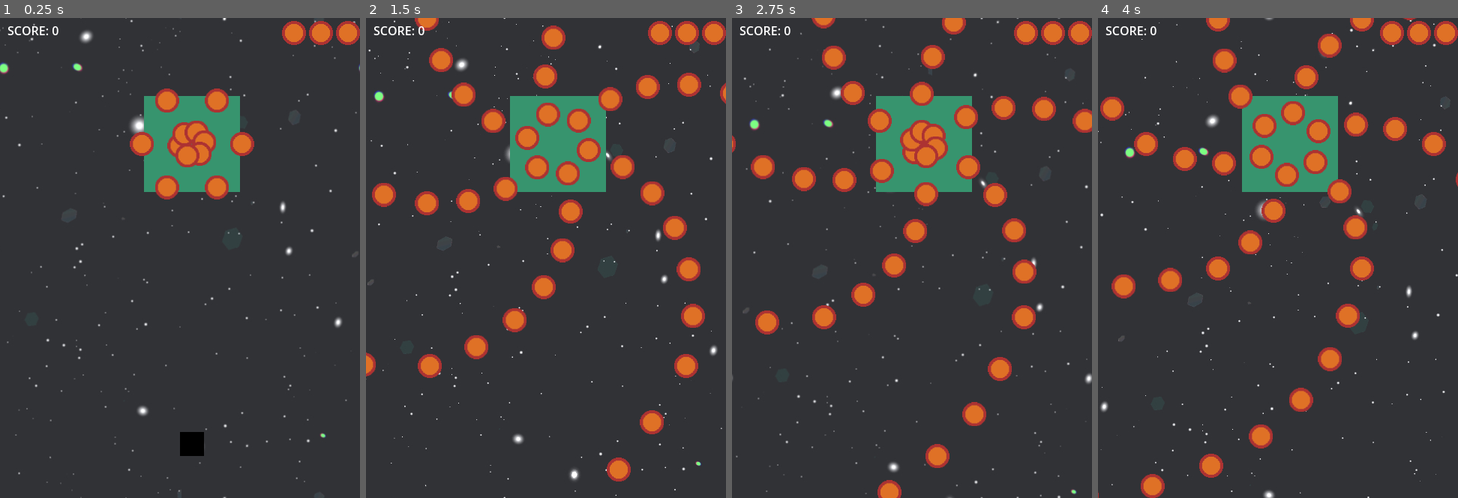
Above: before the commit, frames 1-4 (left to right).
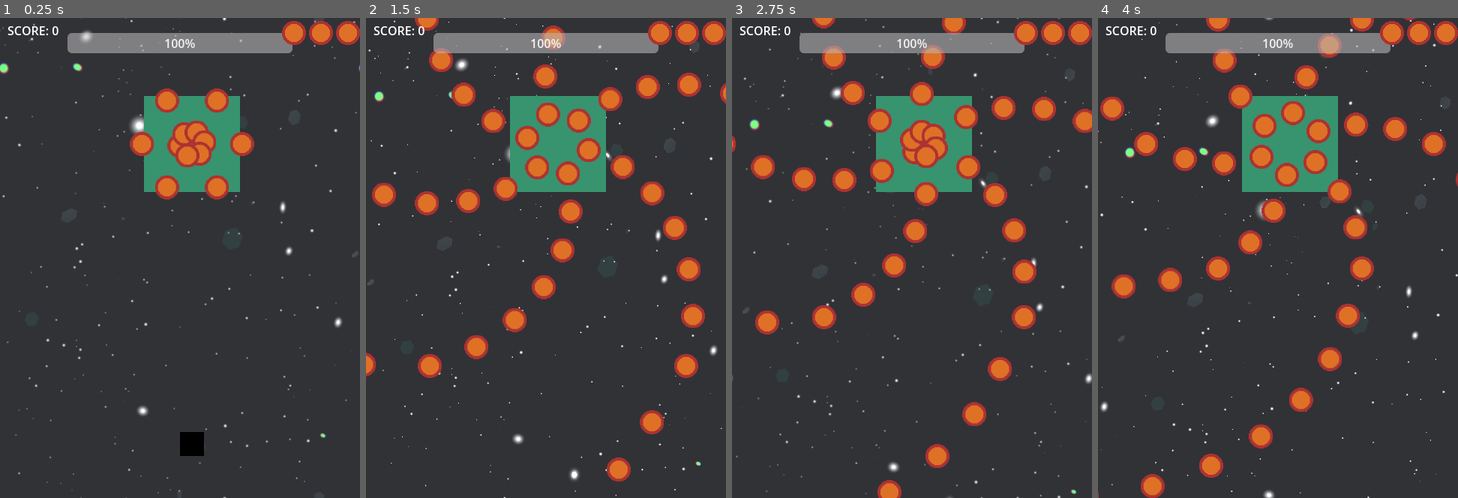
Above: after the commit, the same moments.

Repository: freaky-skynet/GAME_openSourceSW
Game: Godot game, scene res://world.tscn
Two runs of this game, one before a commit and one after it. Both use one fixed random seed, a clock stepped at 60 frames per second and the inputs below.
Inputs:
- Up to frame 1 (0.25 s): no input
- Up to frame 2 (1.5 s): hold Right (right) 0.53-1.28 s; tap Z (fire) at 0.6 s; hold Down (down) from 1.28 s (still down); tap X (dash) at 1.35 s
- Up to frame 3 (2.75 s): tap Z (fire) at 1.55, 2.1 s; release Down (down) at 2.03 s; hold Right (right) from 2.03 s (still down)
- Up to frame 4 (4 s): release Right (right) at 2.78 s; hold Up (up) 2.78-3.53 s; tap Z (fire) at 2.85, 3.8 s; hold Left (left) from 3.53 s (still down); tap X (dash) at 3.6 s

The runs differ from the first frame. In frame 1, 2.6% of the frame differs, in the area x 18-82%, y 3-8%; in frame 2, 2.6%; in frame 3, 2.6%; in frame 4, 2.6%.

Commit message:
add boss damage health bar and clear

Diff:
--- a/GlobalGameEvents.gd
+++ b/GlobalGameEvents.gd
@@ -2,11 +2,11 @@
 signal player_hit_enemy(dmg)
 var combo_level:int=1
 
-signal request_score_change(amount)
-signal score_updated(new_score)
+signal request_score_change(amount: int)
+signal score_updated(new_score: int)
 
-# GlobalGameEvents.gd
-signal hp_changed(current_hp)
+signal hp_changed(current_hp: int)
+signal game_over
 
-# GlobalGameEvents.gd
-signal game_over
+signal boss_hp_changed(current_hp: int, max_hp: int)
+signal game_clear
--- a/boss.gd
+++ b/boss.gd
@@ -1,18 +1,86 @@
 extends CharacterBody2D
 
-@onready var boss_bullet_manager=%BossBulletManager
-@onready var pattern1_timer = $Timer
-var pos=Vector2.ZERO
-var variation=0.0
+@export var max_hp: int = 1000
+@export var hit_flash_time: float = 0.08
+@export var clear_score: int = 3000
+
+@onready var boss_bullet_manager = %BossBulletManager
+@onready var pattern1_timer: Timer = $Timer
+@onready var sprite: AnimatedSprite2D = $AnimatedSprite2D
+
+var current_hp: int = 100
+var pos: Vector2 = Vector2.ZERO
+var variation: float = 0.0
+var is_dead: bool = false
+
 
 func _on_ready() -> void:
-	pattern1_timer.start()
-	pos =global_position
+	current_hp = max_hp
+	pos = global_position
+
+	GlobalGameEvents.boss_hp_changed.emit(current_hp, max_hp)
+
+	if pattern1_timer:
+		pattern1_timer.start()
+
 
 func _on_timer_timeout() -> void:
 	pattern1_shoot()
 
-func pattern1_shoot():
-	if(variation>20) : variation=0.0
-	boss_bullet_manager.fire_pattern1_radial(pos,variation)
-	variation+=3
+
+func pattern1_shoot() -> void:
+	if is_dead:
+		return
+
+	if variation > 20.0:
+		variation = 0.0
+
+	boss_bullet_manager.fire_pattern1_radial(pos, variation)
+	variation += 3.0
+
+
+func take_damage(amount: int) -> void:
+	if is_dead:
+		return
+
+	if amount <= 0:
+		return
+
+	current_hp -= amount
+	current_hp = max(current_hp, 0)
+
+	print("보스 현재 체력: ", current_hp, "/", max_hp)
+
+	GlobalGameEvents.boss_hp_changed.emit(current_hp, max_hp)
+
+	_flash_hit()
+
+	if current_hp <= 0:
+		die()
+
+
+func _flash_hit() -> void:
+	if not sprite:
+		return
+
+	sprite.modulate = Color(1.0, 0.35, 0.35)
+
+	await get_tree().create_timer(hit_flash_time).timeout
+
+	if not is_dead and sprite:
+		sprite.modulate = Color(1.0, 1.0, 1.0)
+
+
+func die() -> void:
+	if is_dead:
+		return
+
+	is_dead = true
+
+	if pattern1_timer:
+		pattern1_timer.stop()
+
+	GlobalGameEvents.request_score_change.emit(clear_score)
+	GlobalGameEvents.game_clear.emit()
+
+	queue_free()
--- a/player_bullet.gd
+++ b/player_bullet.gd
@@ -1,71 +1,111 @@
 extends Area2D
 
 @export var speed: float = 500.0
-var twinBullet_texture: Texture2D
-var normalBullet_texture:Texture2D
-var sprite:Sprite2D
+
+var twin_bullet_texture: Texture2D
+var normal_bullet_texture: Texture2D
+var sprite: Sprite2D
 
 var direction: Vector2 = Vector2.ZERO
 var is_active: bool = false
-var dmg = 0#콤보레벨과 연계, on_body_entered에서 레벨에 따른 데미지 차등부여
 
-func _ready():
-	sprite=$Sprite2D
-	normalBullet_texture = load("res://playerbullet.png")
-	twinBullet_texture = load("res://playerBulleL2.png")
+
+func _ready() -> void:
+	sprite = $Sprite2D
+
+	normal_bullet_texture = load("res://playerbullet.png")
+	twin_bullet_texture = load("res://playerBulleL2.png")
+
+	# 보스 collision_layer가 16이므로 플레이어 탄환이 16번 레이어를 감지해야 함
+	collision_mask = collision_mask | 16
+
+	var body_entered_callable := Callable(self, "_on_body_entered")
+	if not body_entered.is_connected(body_entered_callable):
+		body_entered.connect(body_entered_callable)
+
 	deactivate()
 
-func _physics_process(delta):
+
+func _physics_process(delta: float) -> void:
 	if not is_active:
 		return
 
-	# 탄환 이동 로직
 	position += direction * speed * delta
 
-	# 화면 밖으로 나가면 스스로 비활성화 (화면 크기는 프로젝트 설정을 따름)
-	var screen_size = get_viewport_rect().size
-	if position.x < -20 or position.x > screen_size.x + 20 or \
-		position.y < -20 or position.y > screen_size.y + 20:
+	if _is_outside_screen():
 		deactivate()
 
-func _on_body_entered(_body):
+
+func _on_body_entered(body: Node) -> void:
+	if not is_active:
+		return
+
+	var damage := _get_damage_by_combo_level()
+
+	if body.has_method("take_damage"):
+		body.take_damage(damage)
+		GlobalGameEvents.player_hit_enemy.emit(damage)
+
+		if GlobalGameEvents.combo_level >= 2:
+			GlobalGameEvents.request_score_change.emit(500)
+
+	deactivate()
+
+
+func activate(pos: Vector2, dir: Vector2) -> void:
 	match GlobalGameEvents.combo_level:
 		1:
-			GlobalGameEvents.player_hit_enemy.emit(1)#damage 1
-		2:#combo_level= 2
-			GlobalGameEvents.player_hit_enemy.emit(5)#damage 5
+			sprite.texture = normal_bullet_texture
+		2:
+			sprite.texture = twin_bullet_texture
+		_:
+			sprite.texture = twin_bullet_texture
 
-	GlobalGameEvents.request_score_change.emit(500)
-	deactivate()
+	bullet_activate(pos, dir)
 
-# 탄환을 다시 사용할 때 호출
-func activate(pos: Vector2, dir: Vector2):
-	match GlobalGameEvents.combo_level:
-		1:
-			sprite.texture=normalBullet_texture
-			bullet_activate(pos,dir)
-		2:#level 2, twin bullets
-			sprite.texture=twinBullet_texture
-			bullet_activate(pos,dir)
 
-#탄환전용 활성화함수
-func bullet_activate(pos: Vector2, dir: Vector2):
+func bullet_activate(pos: Vector2, dir: Vector2) -> void:
 	position = pos
 	direction = dir.normalized()
 	is_active = true
+
 	show()
-	# 물리 충돌과 프로세스를 다시 켬
+
 	set_process(true)
 	set_physics_process(true)
+
 	monitoring = true
 	monitorable = true
 
-# 탄환 비활성화 함수
-func deactivate():
+
+func deactivate() -> void:
 	is_active = false
+
 	hide()
-	# 성능 최적화(연산 제거)
+
 	set_process(false)
 	set_physics_process(false)
+
 	set_deferred("monitoring", false)
 	set_deferred("monitorable", false)
+
+
+func _get_damage_by_combo_level() -> int:
+	match GlobalGameEvents.combo_level:
+		1:
+			return 1
+		2:
+			return 5
+		_:
+			return 5
+
+
+func _is_outside_screen() -> bool:
+	var screen_size := get_viewport_rect().size
+
+	return (
+		position.x < -20.0
+		or position.x > screen_size.x + 20.0
+		or position.y < -20.0
+		or position.y > screen_size.y + 20.0
+	)
--- a/player_laser.gd
+++ b/player_laser.gd
@@ -1,29 +1,62 @@
 extends RayCast2D
-@onready var player=$"../ObjectLayer/Player"
-@onready var line = $Line2D
-@onready var sprite=$AnimatedSprite2D
-var offset:Vector2=Vector2(0,-30)
 
-func _ready():
+@export var damage: int = 5
+@export var damage_interval: float = 0.2
+
+@onready var player = $"../ObjectLayer/Player"
+@onready var line: Line2D = $Line2D
+@onready var sprite: AnimatedSprite2D = $AnimatedSprite2D
+
+var can_damage: bool = true
+
+
+func _ready() -> void:
 	deactivate()
 
-func _process(delta):
-	global_position=player.global_position
-	line.set_point_position(1, target_position) # 기본은 최대 사거리
+
+func _process(_delta: float) -> void:
+	if not player:
+		return
+
+	global_position = player.global_position
+
+	line.set_point_position(1, target_position)
+
 	if is_colliding():
-		print("COLLIDE!")
 		line.set_point_position(1, to_local(get_collision_point()))
 
-func emit_hit_signal():
+		var target := get_collider()
 
-	GlobalGameEvents.player_hit_enemy.emit(5)
+		if target and target.has_method("take_damage"):
+			_try_damage(target)
 
-func activate():
+
+func _try_damage(target: Object) -> void:
+	if not can_damage:
+		return
+
+	can_damage = false
+
+	target.take_damage(damage)
+	GlobalGameEvents.player_hit_enemy.emit(damage)
+
+	await get_tree().create_timer(damage_interval).timeout
+
+	can_damage = true
+
+
+func emit_hit_signal() -> void:
+	GlobalGameEvents.player_hit_enemy.emit(damage)
+
+
+func activate() -> void:
 	show()
-	enabled=true
+	enabled = true
 	set_process(true)
 
-func deactivate():
+
+func deactivate() -> void:
 	hide()
-	enabled=false
+	enabled = false
 	set_process(false)
+	can_damage = true
--- a/ui_manager.gd
+++ b/ui_manager.gd
@@ -1,19 +1,119 @@
-extends Node
+extends Control
 
-@onready var game_over_layer: CanvasLayer = $GameOverLayer
-@onready var color_rect: ColorRect = $GameOverLayer/ColorRect
+var game_over_layer: CanvasLayer
+var game_clear_layer: CanvasLayer
+var boss_health_bar: ProgressBar
 
 
+func _ready() -> void:
+	game_over_layer = get_node_or_null("GameOverLayer") as CanvasLayer
 
-func _ready():
-	# 노드가 존재하는지 한 번 더 확인 (안전장치)
 	if game_over_layer:
 		game_over_layer.hide()
 	else:
 		print("경고: GameOverLayer 노드를 찾을 수 없습니다! 경로를 확인하세요.")
 
+	_create_boss_health_bar()
+	_create_game_clear_layer()
+
 	GlobalGameEvents.game_over.connect(_on_game_over)
+	GlobalGameEvents.game_clear.connect(_on_game_clear)
+	GlobalGameEvents.boss_hp_changed.connect(_on_boss_hp_changed)
 
-func _on_game_over():
+
+func _create_boss_health_bar() -> void:
+	var existing_bar := get_node_or_null("BossHealthBar") as ProgressBar
+
+	if existing_bar:
+		boss_health_bar = existing_bar
+		return
+
+	boss_health_bar = ProgressBar.new()
+	boss_health_bar.name = "BossHealthBar"
+
+	boss_health_bar.min_value = 0
+	boss_health_bar.max_value = 100
+	boss_health_bar.value = 100
+	boss_health_bar.show_percentage = true
+
+	boss_health_bar.position = Vector2(90, 20)
+	boss_health_bar.size = Vector2(300, 24)
+
+	add_child(boss_health_bar)
+
+
+func _create_game_clear_layer() -> void:
+	var existing_layer := get_node_or_null("GameClearLayer") as CanvasLayer
+
+	if existing_layer:
+		game_clear_layer = existing_layer
+		game_clear_layer.hide()
+		return
+
+	game_clear_layer = CanvasLayer.new()
+	game_clear_layer.name = "GameClearLayer"
+
+	add_child(game_clear_layer)
+
+	var background := ColorRect.new()
+	background.name = "ColorRect"
+	background.color = Color(0, 0, 0, 1)
+
+	background.anchor_left = 0.5
+	background.anchor_top = 0.5
+	background.anchor_right = 0.5
+	background.anchor_bottom = 0.5
+
+	background.offset_left = -75.0
+	background.offset_top = -40.0
+	background.offset_right = 75.0
+	background.offset_bottom = 40.0
+
+	game_clear_layer.add_child(background)
+
+	var label := Label.new()
+	label.name = "Label"
+	label.text = "GAME CLEAR"
+
+	label.anchor_left = 0.5
+	label.anchor_top = 0.5
+	label.anchor_right = 0.5
+	label.anchor_bottom = 0.5
+
+	label.offset_left = -55.0
+	label.offset_top = -12.0
+	label.offset_right = 55.0
+	label.offset_bottom = 12.0
+
+	label.horizontal_alignment = HORIZONTAL_ALIGNMENT_CENTER
+	label.vertical_alignment = VERTICAL_ALIGNMENT_CENTER
+
+	game_clear_layer.add_child(label)
+
+	game_clear_layer.hide()
+
+
+func _on_game_over() -> void:
 	if game_over_layer:
 		game_over_layer.show()
+
+
+func _on_game_clear() -> void:
+	if game_over_layer:
+		game_over_layer.hide()
+
+	if game_clear_layer:
+		game_clear_layer.show()
+
+
+func _on_boss_hp_changed(current_hp: int, max_hp: int) -> void:
+	if not boss_health_bar:
+		return
+
+	boss_health_bar.max_value = max_hp
+	boss_health_bar.value = current_hp
+
+	if current_hp <= 0:
+		boss_health_bar.hide()
+	else:
+		boss_health_bar.show()
